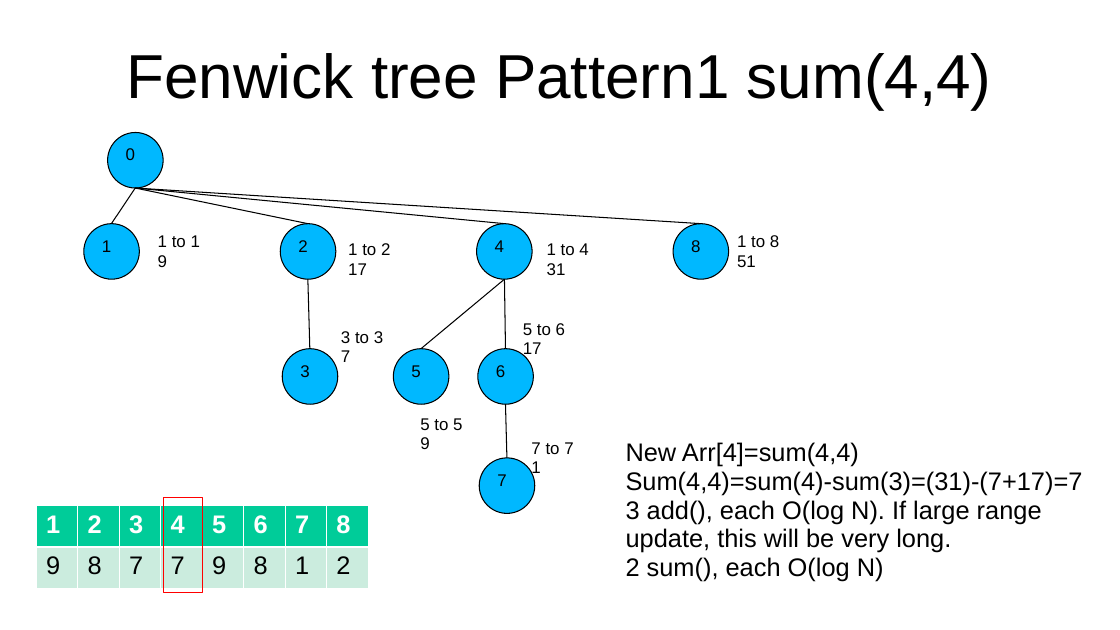
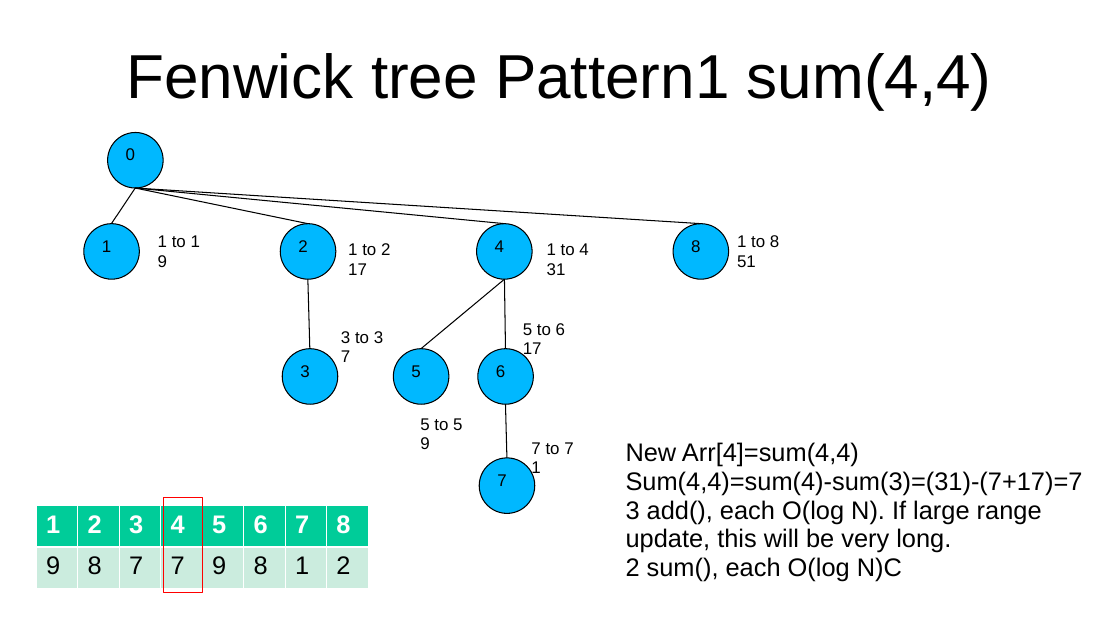
Before and after one commit to kindaichinisan/CompetitiveProgramming, a slide deck: slide 242 of MyCode/competitive_programming.ppt (slide 239 before the commit). Drawn at 1120x630 pixels with LibreOffice and Linux fonts; fonts in the diff are those of the drawing. Boxes give left, top, right and bottom in pixels: in the first picture for what was removed or moved away, otherwise in the second. Text is boxed around its words. In the diff, an @@ line names an element or a change of style, - is before the commit and + after.

Commit message:
Solve many Fenwick Tree questions

```diff
--- a/MyCode/competitive_programming.ppt
+++ b/MyCode/competitive_programming.ppt
@@ text at <box>626,557,902,581</box>: text changed @@
-2 sum(), each O(log N)
+2 sum(), each O(log N)C
```
Also in this commit, not shown: 3 other slides changed, 26 slides added, 9 other files.
